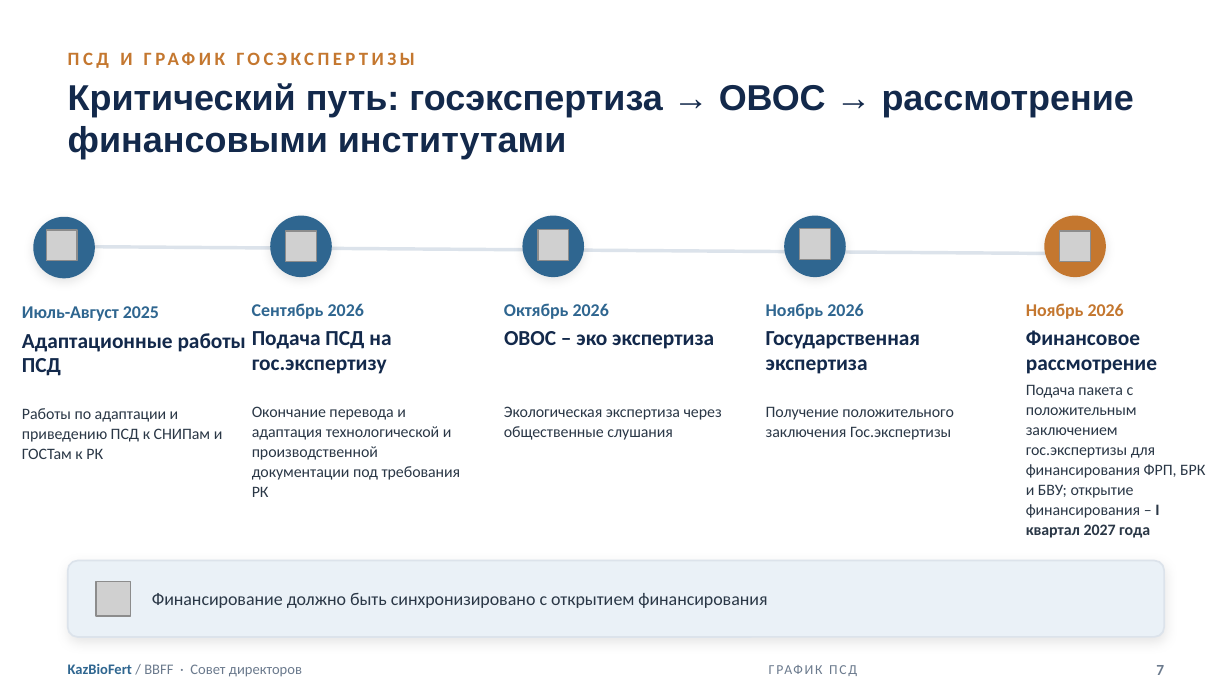
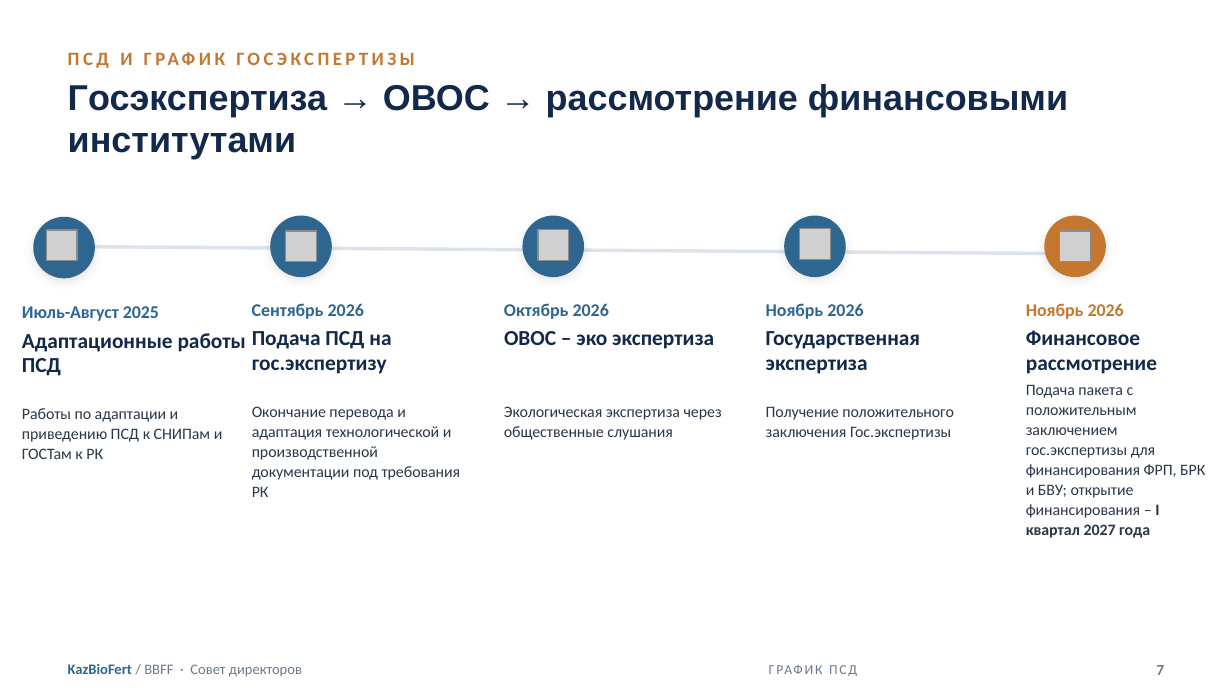
Before and after one commit to aoobakirov/board-presentation, a slide deck: slide 7 of KazBioFert_Board_Presentation_FINAL_20260709.pptx. Drawn at 1232x693 pixels with LibreOffice and Linux fonts; fonts in the diff are those of the drawing; grey boxes stand for pictures. Boxes give left, top, right and bottom in pixels: in the first picture for what was removed or moved away, otherwise in the second. Text is boxed around its words. In the diff, an @@ line names an element or a change of style, - is before the commit and + after.

```diff
--- a/KazBioFert_Board_Presentation_FINAL_20260709.pptx
+++ b/KazBioFert_Board_Presentation_FINAL_20260709.pptx
@@ text at [68, 84, 1068, 159]: text changed @@
-Критический путь: госэкспертиза → ОВОС → рассмотрение финансовыми институтами
+Госэкспертиза → ОВОС → рассмотрение финансовыми институтами
@@ rounded rectangle removed at [68, 561, 1164, 637] @@
@@ picture removed at [96, 582, 131, 616] @@
@@ text removed at [152, 593, 767, 608] @@
-Финансирование должно быть синхронизировано с открытием финансирования
```
Also in this commit, not shown: 12 other slides changed, 3 other files.
